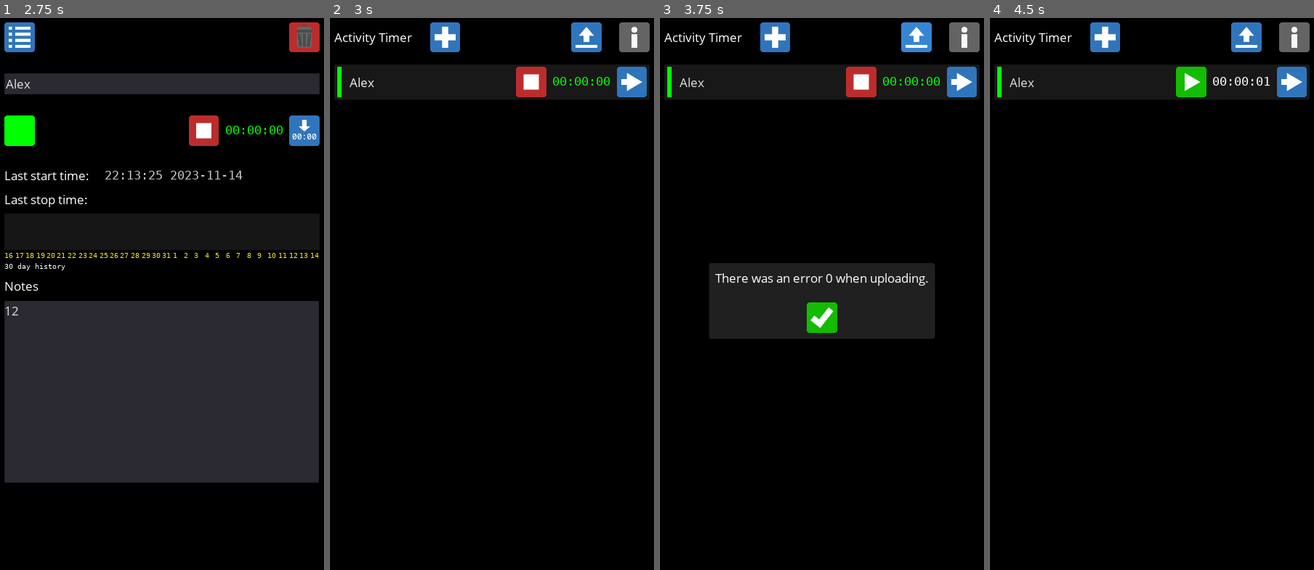
Above: before the commit, frames 1-4 (left to right).
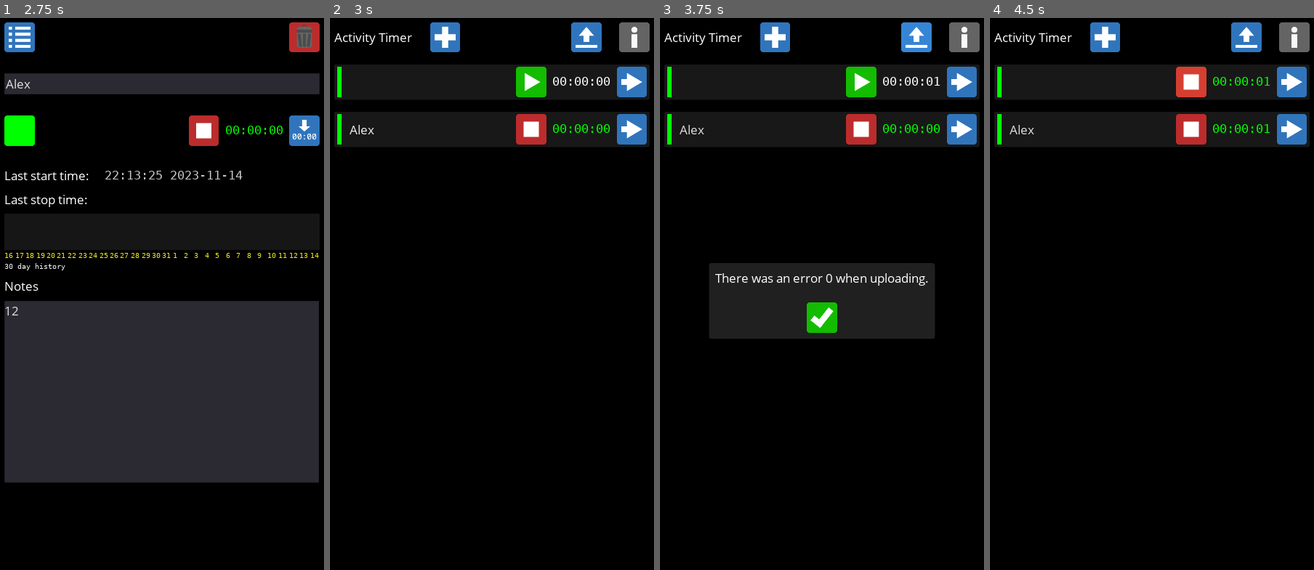
Above: after the commit, the same moments.

Repository: andrew-wilkes/godot-activity-timer
Game: Godot game, scene res://Main.tscn
The game is run twice, just before and just after one commit, with the same random seed, the same clock (stepped at 60 frames per second) and the same inputs.
Inputs (mouse positions are in pixels of both pictures, inside the frame that each line leads up to):
- Up to frame 1 (2.75 s): click (116, 34) at 0.5 s; click (162, 84) at 1.27 s; type "Alex" at 1.35 s; click (162, 393) at 1.5 s; type "12" at 1.58 s; click (204, 316) at 2 s
- Up to frame 2 (3 s): click (349, 34) at 2.75 s
- Up to frame 3 (3.75 s): click (915, 34) at 3.5 s
- Up to frame 4 (4.5 s): click (1190, 84) at 4.27 s

Frame 1 is identical in both runs. In frame 2, 1.9% of the frame differs, in the area x 2-98%, y 8-23%; in frame 3, 1.9%; in frame 4, 1.9%.

Commit message:
Use canvas node

Diff:
--- a/src/ActivityBar.gd
+++ b/src/ActivityBar.gd
@@ -1,4 +1,6 @@
 extends PanelContainer
+
+class_name ActivityBar
 
 signal view_request(id)
 signal drag_drop_request(this, pressed)
--- a/src/ActivityList.gd
+++ b/src/ActivityList.gd
@@ -17,7 +17,7 @@
 
 func _ready():
 	build_list()
-	var _e = $HTTPRequest.connect("request_completed", self, "_on_request_completed")
+	var _e = $c/HTTPRequest.connect("request_completed", self, "_on_request_completed")
 	# When using a test window size, the project window size is scaled down to the test
 	# window size, but the control positions are as if on the full sized project window
 	window_safe_height = ProjectSettings.get("display/window/size/height")
@@ -52,7 +52,7 @@
 	# The previous node's history array is copied for some reason
 	act.history = []
 	act.node = bar_scene.instance()
-	add_child_below_node(get_child(2), act.node, true)
+	add_child_below_node(get_child(1), act.node, true)
 	connect_bar(act.node)
 	act.node.id = Data.activities.get_id_and_add_to_data(act)
 	act.node.setup(act)
@@ -68,9 +68,9 @@
 
 
 func check_if_space_to_add_new_bar():
-	var num_bars = get_child_count() - 3
+	var num_bars = get_child_count() - 2
 	if num_bars > 0:
-		var base = get_child(num_bars + 2)
+		var base = get_child(num_bars + 1)
 		var sep = get("custom_constants/separation")
 		# The top and bottom margins subtract 50 from the safe area height
 		var limit = window_safe_height - 50.0 - sep - base.rect_size.y
@@ -82,7 +82,7 @@
 
 func bar_clicked(item, pressed):
 	var mpos = get_viewport().get_mouse_position().y
-	row_height = get_child(1).rect_size.y + get("custom_constants/separation")
+	row_height = get_child(3).rect_size.y + get("custom_constants/separation")
 	current_item_index = get_item_index_from_viewport_position(mpos)
 	if pressed:
 		drag_item = item
@@ -96,7 +96,7 @@
 
 func get_item_index_from_viewport_position(y_pos: float):
 	var id = (y_pos - 140 - top_margin) / row_height
-	id = clamp(id, 0, get_child_count() - 2)
+	id = clamp(id, 0, get_child_count() - 3)
 	return int(id)
 
 
@@ -109,7 +109,7 @@
 		if drag_item != null:
 			var item_index = get_item_index_from_viewport_position(event.position.y)
 			if item_index != current_item_index:
-				move_child(drag_item, item_index + 1)
+				move_child(drag_item, item_index + 2)
 				current_item_index = item_index
 				call_deferred("rebuild_order")
 			drag_item.rect_position.y = event.position.y - y_offset
@@ -117,12 +117,9 @@
 
 func rebuild_order():
 	var new_order = []
-	var skip_menu = true
 	for node in get_children():
-		if skip_menu:
-			skip_menu = false
-			continue
-		new_order.append(node.id)
+		if node is ActivityBar:
+			new_order.append(node.id)
 	Data.activities.order = new_order
 
 
@@ -141,9 +138,9 @@
 		else:
 			url = "http://urgentclick.test/api/activity-log.php"
 		$Menu/Upload.disabled = true
-		$HTTPRequest.request(url, headers, use_ssl, HTTPClient.METHOD_POST, query)
+		$c/HTTPRequest.request(url, headers, use_ssl, HTTPClient.METHOD_POST, query)
 	else:
-		$AlertPopup.alert("There are no activities to upload.")
+		$c/AlertPopup.alert("There are no activities to upload.")
 
 
 func get_activity_data():
@@ -161,12 +158,12 @@
 
 func show_server_response(response_code, body):
 	if response_code != 200:
-		$AlertPopup.alert("There was an error " + str(response_code) + " when uploading.")
+		$c/AlertPopup.alert("There was an error " + str(response_code) + " when uploading.")
 	else:
 		var num = body.get_string_from_utf8()
 		if num.is_valid_integer():
-			$AlertPopup.alert("Activity data was uploaded.\nPlease enter this number: " + num + """
+			$c/AlertPopup.alert("Activity data was uploaded.\nPlease enter this number: " + num + """
 At this URL: https://urgentclick.com/activity-viewer.php
 in your PC web browser to view your stats.\nIt will expire in 24 hours.""")
 		else:
-			$AlertPopup.alert("There was an error with the server response.")
+			$c/AlertPopup.alert("There was an error with the server response.")
--- a/src/ActivityList.tscn
+++ b/src/ActivityList.tscn
@@ -24,6 +24,12 @@
 __meta__ = {
 "_edit_use_anchors_": false
 }
+
+[node name="c" type="CanvasLayer" parent="."]
+
+[node name="HTTPRequest" type="HTTPRequest" parent="c"]
+
+[node name="AlertPopup" parent="c" instance=ExtResource( 12 )]
 
 [node name="Menu" type="HBoxContainer" parent="."]
 margin_right = 1076.0
@@ -82,10 +88,6 @@
 texture_pressed = ExtResource( 8 )
 texture_hover = ExtResource( 5 )
 
-[node name="AlertPopup" parent="." instance=ExtResource( 12 )]
-
-[node name="HTTPRequest" type="HTTPRequest" parent="."]
-
 [connection signal="pressed" from="Menu/Add" to="." method="_on_Add_pressed"]
 [connection signal="pressed" from="Menu/Upload" to="." method="_on_Upload_pressed"]
 [connection signal="pressed" from="Menu/Info" to="." method="_on_Info_pressed"]
--- a/src/project.godot
+++ b/src/project.godot
@@ -19,6 +19,11 @@
 "language": "GDScript",
 "path": "res://activity.gd"
 }, {
+"base": "PanelContainer",
+"class": "ActivityBar",
+"language": "GDScript",
+"path": "res://ActivityBar.gd"
+}, {
 "base": "Resource",
 "class": "Settings",
 "language": "GDScript",
@@ -27,6 +32,7 @@
 _global_script_class_icons={
 "Activities": "",
 "Activity": "",
+"ActivityBar": "",
 "Settings": ""
 }
 
